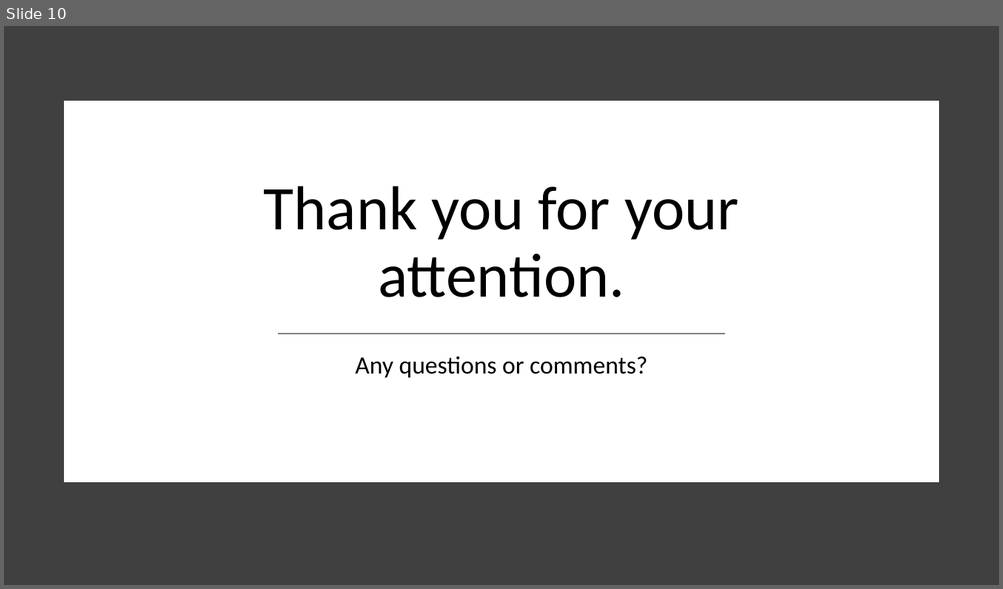
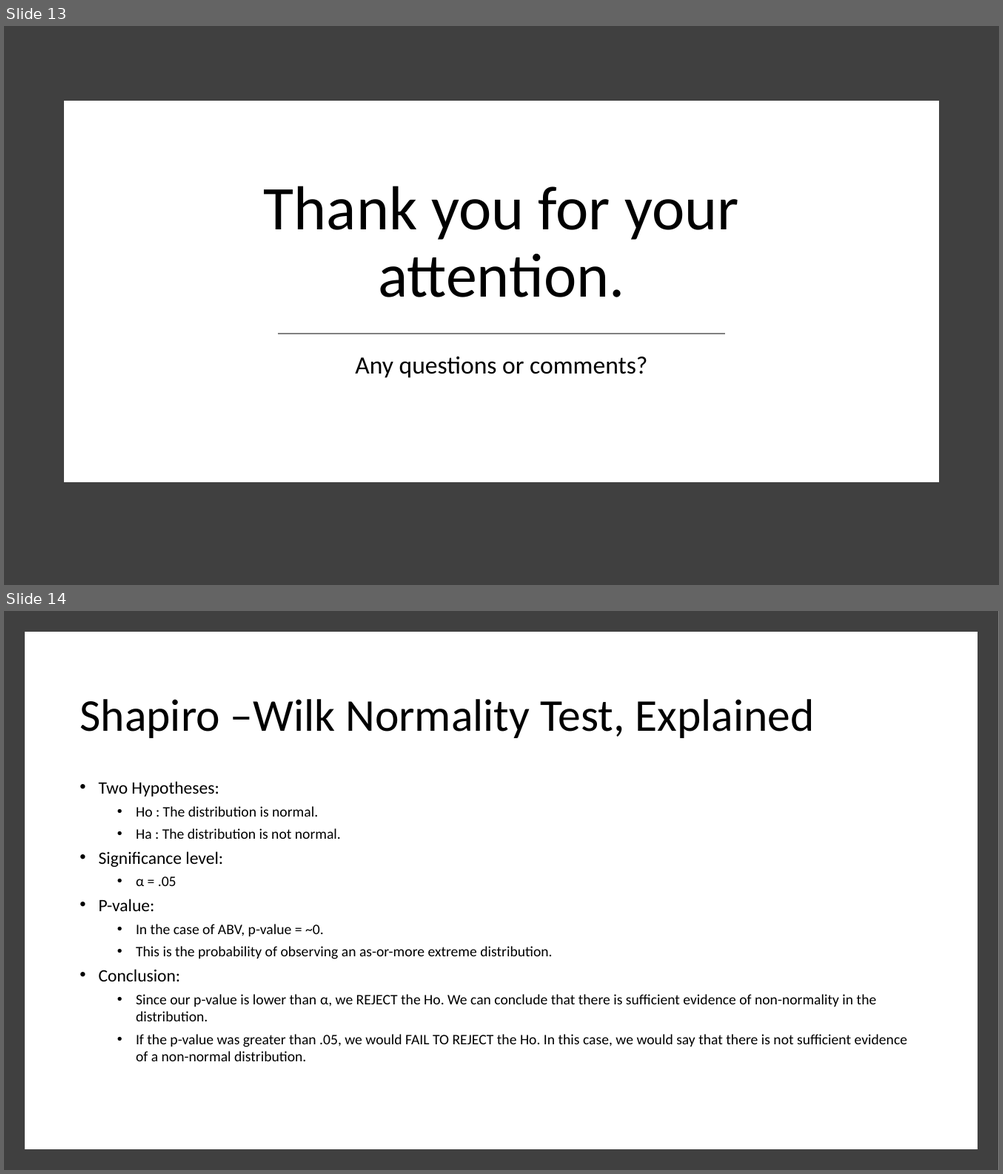
Before and after one commit to ericlaigaie/Case-Study-01, a slide deck: EDA_Presentation - AL.pptx. Shown one above the other, each under a label of ours: slide 10 before the commit, slides 13 and 14 after it. The pictures are 1003x589 and 1003x1174 pixels, drawn with LibreOffice and Linux fonts; fonts in the diff are those of the drawing. Boxes give left, top, right and bottom in pixels: in the first picture for what was removed or moved away, otherwise in the second. Text is boxed around its words. In the diff, an @@ line names an element or a change of style, - is before the commit and + after.

```diff
--- a/EDA_Presentation - AL.pptx
+++ b/EDA_Presentation - AL.pptx
@@ slide 14 added at (4,611,999,1170), background #FFFFFF @@
@@ rectangle added at (4,611,999,1170), fill #404040 @@
@@ rectangle added at (30,637,973,1145), fill #FFFFFF, outline #FFFFFF 10 pt @@
@@ title added at (79,699,814,738), 44 pt, text #000000 @@
+Shapiro –Wilk Normality Test, Explained
@@ text added at (99,781,907,1062), 14 pt, text #000000 @@
+• Two Hypotheses:
+  • Ho : The distribution is normal.
+  • Ha : The distribution is not normal.
+• Significance level:
+  • α = .05
+• P-value:
+  • In the case of ABV, p-value = ~0.
+  • This is the probability of observing an as-or-more extreme distribution.
+• Conclusion:
+  • Since our p-value is lower than α, we REJECT the Ho. We can conclude that there is sufficient evidence of non-normality in the distribution.
+  • If the p-value was greater than .05, we would FAIL TO REJECT the Ho. In this case, we would say that there is not sufficient evidence of a non-normal distribution.
@@ what was slide 10 is now slide 13 @@
```
Also in this commit, not shown: 4 slides changed, 8 other slides added, 4 slides removed.
